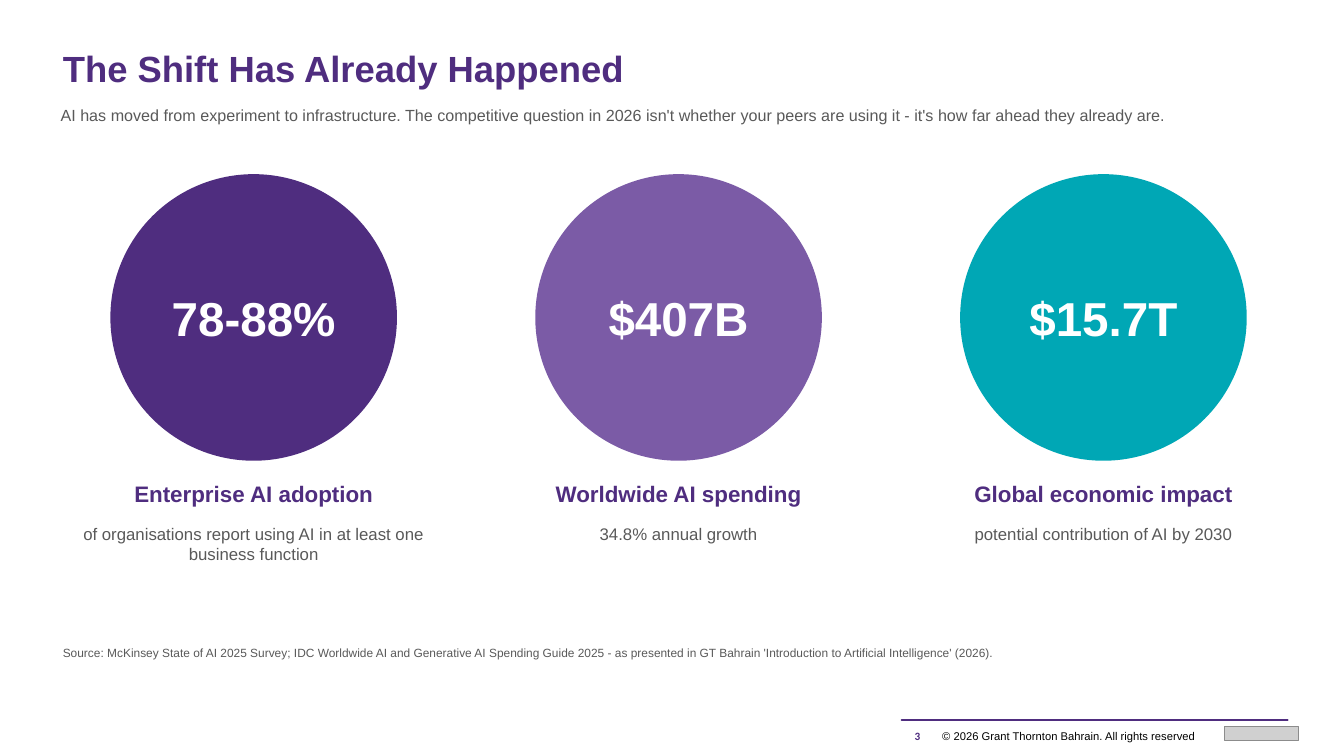
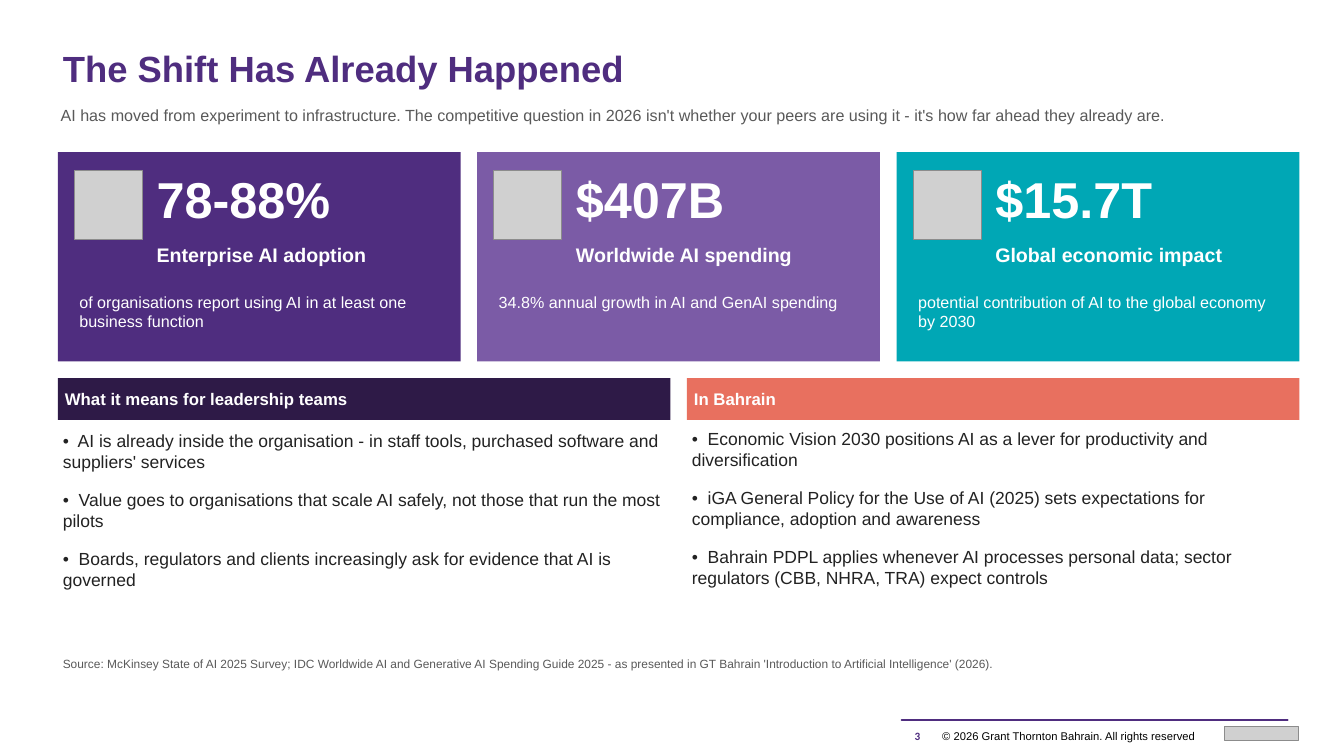
Before and after one commit to mahekdevangtrivedi-wq/GT-AI-Service-Line, a slide deck: slide 3 of 01_AI_Governance_Risk_Compliance/1.3_AI_Readiness_Assessment_Tool/GT_AI_Readiness_Assessment_Proposal.pptx. Drawn at 1344x756 pixels with LibreOffice and Linux fonts; fonts in the diff are those of the drawing; grey boxes stand for pictures. Boxes give left, top, right and bottom in pixels: in the first picture for what was removed or moved away, otherwise in the second. Text is boxed around its words. In the diff, an @@ line names an element or a change of style, - is before the commit and + after.

```diff
--- a/01_AI_Governance_Risk_Compliance/1.3_AI_Readiness_Assessment_Tool/GT_AI_Readiness_Assessment_Proposal.pptx
+++ b/01_AI_Governance_Risk_Compliance/1.3_AI_Readiness_Assessment_Tool/GT_AI_Readiness_Assessment_Proposal.pptx
@@ rectangle added at [57, 152, 461, 362], fill #4F2D7F @@
@@ picture added at [75, 171, 143, 240] @@
@@ text "78-88%": place and size @@
-text "78-88%" at [111, 174, 397, 461]
+text "78-88%" at [157, 183, 331, 219]
@@ text "78-88%" at [157, 183, 331, 219]: size 34 to 36 pt; alignment centre to left; more space between paragraphs; vertical alignment middle to top; fill #4F2D7F to none @@
@@ rectangle added at [477, 152, 880, 362], fill #7B5BA6 @@
@@ picture added at [494, 171, 563, 240] @@
@@ text "$407B": place and size @@
-text "$407B" at [535, 174, 822, 461]
+text "$407B" at [576, 180, 724, 222]
@@ text "$407B" at [576, 180, 724, 222]: size 34 to 36 pt; alignment centre to left; more space between paragraphs; vertical alignment middle to top; fill #7B5BA6 to none @@
@@ rectangle added at [896, 152, 1300, 362], fill #00A7B5 @@
@@ picture added at [913, 171, 982, 240] @@
@@ text "$15.7T": place and size @@
-text "$15.7T" at [961, 174, 1247, 461]
+text "$15.7T" at [995, 180, 1152, 222]
@@ text "$15.7T" at [995, 180, 1152, 222]: size 34 to 36 pt; alignment centre to left; more space between paragraphs; vertical alignment middle to top; fill #00A7B5 to none @@
@@ text "Enterprise AI adoption": place and size @@
-text "Enterprise AI adoption" at [134, 485, 373, 507]
+text "Enterprise AI adoption" at [157, 247, 366, 266]
@@ text "Worldwide AI spending": place and size @@
-text "Worldwide AI spending" at [556, 485, 801, 507]
+text "Worldwide AI spending" at [576, 248, 792, 266]
@@ size 16 to 14 pt, text colour #4F2D7F to #FFFFFF; alignment centre to left in 3 elements at [157, 247, 366, 266], [576, 248, 792, 266], [995, 247, 1222, 266] @@
@@ text "Global economic impact": place and size @@
-text "Global economic impact" at [974, 485, 1232, 507]
+text "Global economic impact" at [995, 247, 1222, 266]
@@ text "of organisations report using AI ...": place and size @@
-text "of organisations report using AI ..." at [83, 528, 423, 560]
+text "of organisations report using AI ..." at [79, 296, 406, 327]
@@ text "of organisations report using AI ..." at [79, 296, 406, 327]: size 12 to 11.5 pt, text colour #595959 to #FFFFFF; alignment centre to left @@
@@ text at [499, 296, 837, 312]: text changed; size 12 to 11.5 pt; text colour #595959 to #FFFFFF @@
-34.8% annual growth
+34.8% annual growth in AI and GenAI spending
@@ text at [918, 296, 1265, 331]: text changed; size 12 to 11.5 pt; text colour #595959 to #FFFFFF @@
-potential contribution of AI by 2030
+potential contribution of AI to the global economy by 2030
@@ rectangle added at [57, 378, 670, 420], fill #2E1A47, 12 pt, text #FFFFFF, bold @@
+What it means for leadership teams
@@ rectangle added at [687, 378, 1300, 420], fill #E8705F, 12 pt, text #FFFFFF, bold @@
+In Bahrain
@@ text added at [63, 434, 660, 590], 12.5 pt, text #222222 @@
+• AI is already inside the organisation - in staff tools, purchased software and suppliers' services
+• Value goes to organisations that scale AI safely, not those that run the most pilots
+• Boards, regulators and clients increasingly ask for evidence that AI is governed
@@ text added at [692, 432, 1232, 588], 12.5 pt, text #222222 @@
+• Economic Vision 2030 positions AI as a lever for productivity and diversification
+• iGA General Policy for the Use of AI (2025) sets expectations for compliance, adoption and awareness
+• Bahrain PDPL applies whenever AI processes personal data; sector regulators (CBB, NHRA, TRA) expect controls
@@ text "Source: McKinsey State of AI ...": place and size @@
-text "Source: McKinsey State of AI ..." at [63, 648, 993, 659]
+text "Source: McKinsey State of AI ..." at [63, 659, 993, 670]
```
Also in this commit, not shown: 13 other slides changed, 33 other files.
